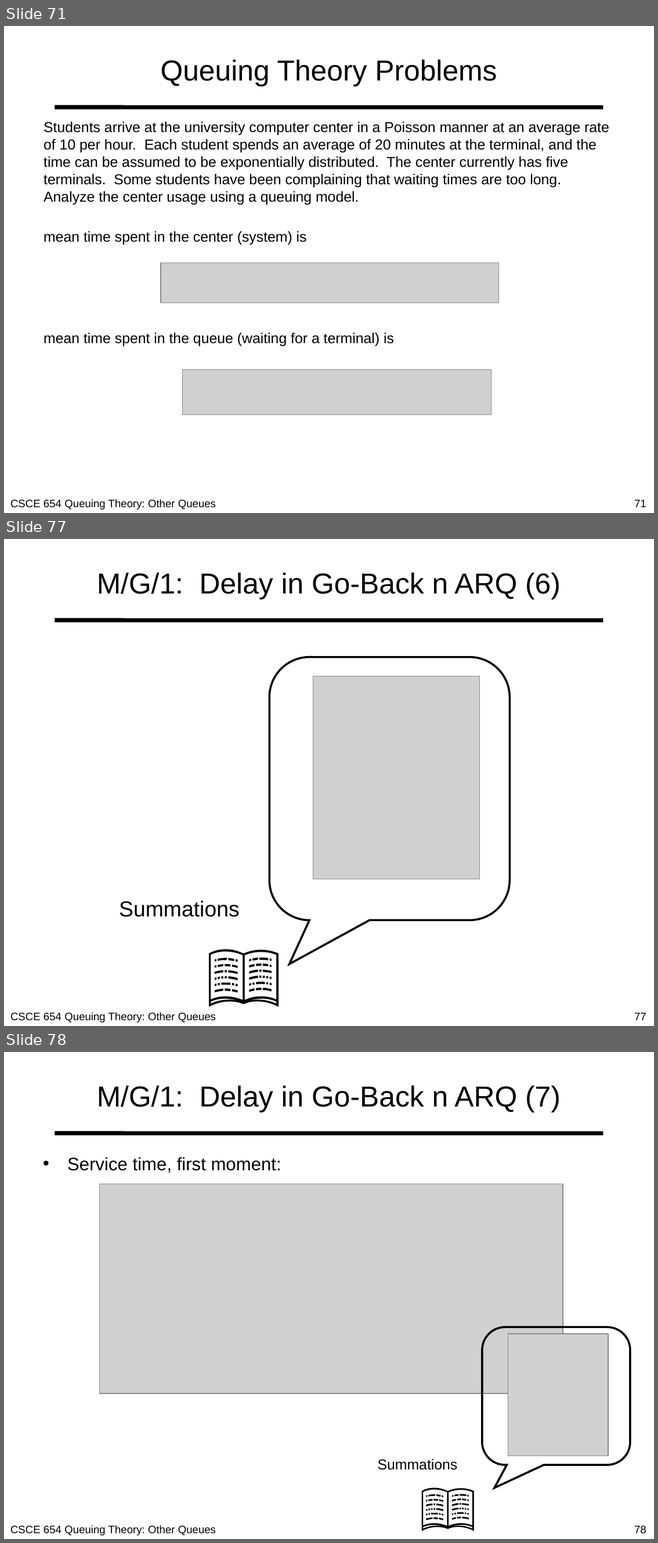
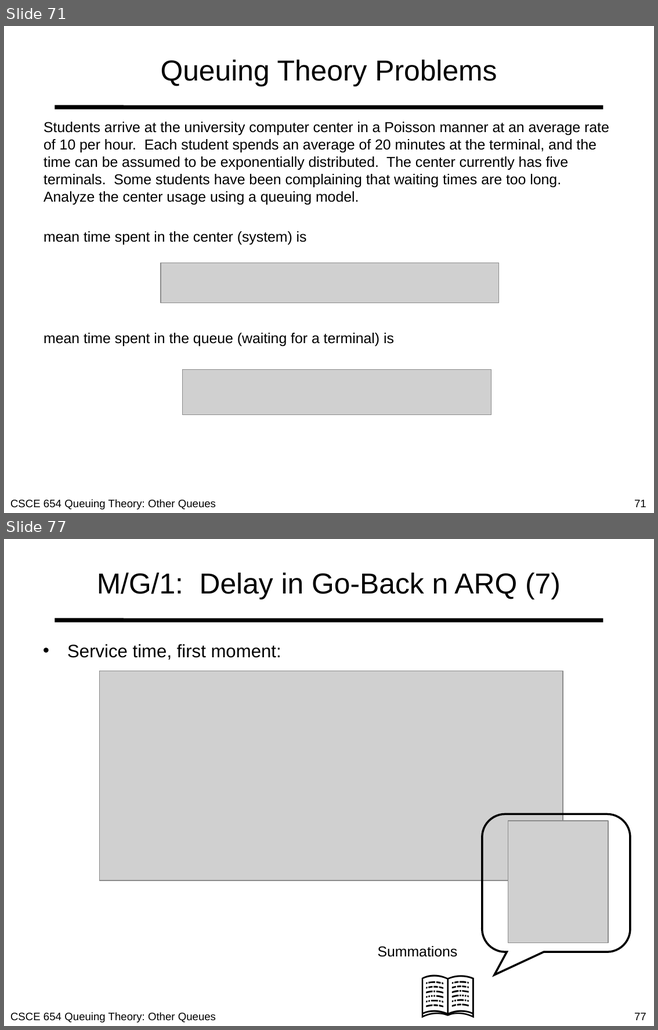
Before and after one commit to MHayden18/Communications, a slide deck: Powerpoints/05_Other_queues.pptx. Shown one above the other, each under a label of ours: slides 71, 77 and 78 before the commit, slides 71 and 77 after it; the slides between them are not shown. The pictures are 658x1543 and 658x1030 pixels, drawn with LibreOffice and Linux fonts; fonts in the diff are those of the drawing; grey boxes stand for pictures. Boxes give left, top, right and bottom in pixels: in the first picture for what was removed or moved away, otherwise in the second. Text is boxed around its words. In the diff, an @@ line names an element or a change of style, - is before the commit and + after.

```diff
--- a/Powerpoints/05_Other_queues.pptx
+++ b/Powerpoints/05_Other_queues.pptx
@@ slide 77 removed at box(4, 539, 654, 1026), background #FFFFFF; not listed: 3 template elements that a slide beside it also shows @@
@@ title removed at box(97, 573, 560, 599) @@
-M/G/1: Delay in Go-Back n ARQ (6)
@@ rounded speech box removed at box(269, 657, 509, 920) @@
@@ picture removed at box(313, 676, 480, 879) @@
@@ text removed at box(119, 901, 239, 917) @@
-Summations
@@ text removed at box(194, 924, 295, 1016) @@
-📖
@@ what was slide 78 is now slide 77 @@
@@ page number at box(634, 1013, 646, 1020): text changed @@
-78
+77
```
Also in this commit, not shown: 12 slides changed, 1 other file.
